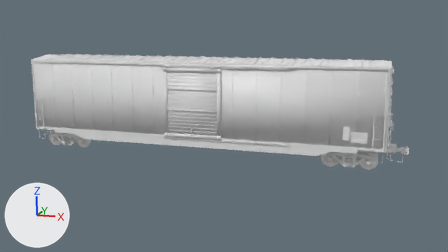
The Blender file ACF 50ft boxcar/blend/acf 50ft regular boxcar.blend: old version first, new version second.
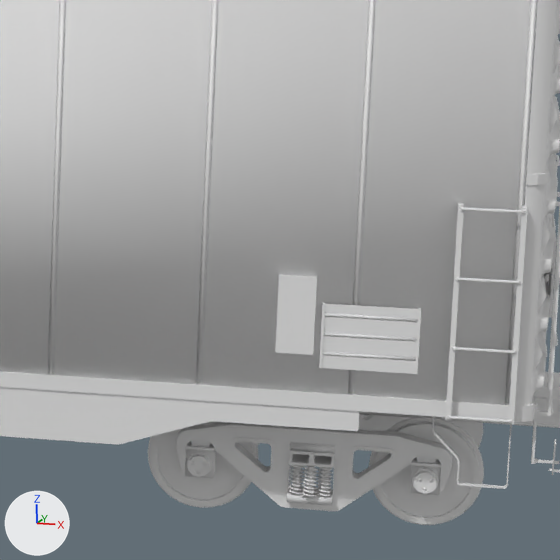
Old and new are each drawn from the file's camera 'Camera' and again close up on the part from 66% to 87% of the width and 32% to 70% of the height. The lights are fixed; the arrows at lower left show +X, +Y and +Z. Materials are left out; every surface is plain grey.
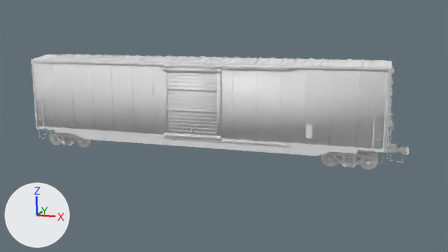
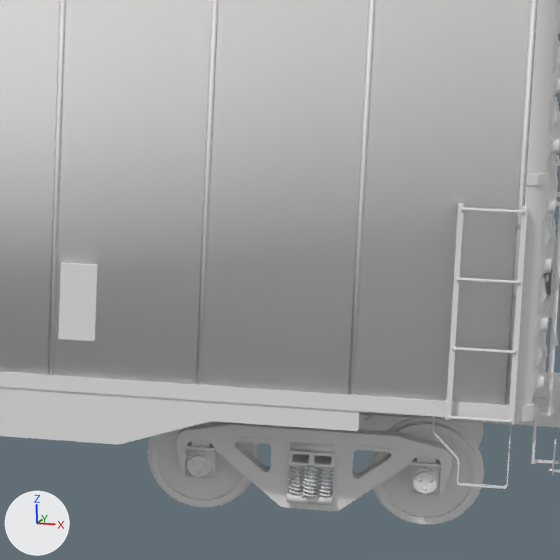
Pixel boxes [x1, y1, x2, y2] of what changed, in the close-ups (560 x 560 px):
'Cube.141', reshaped
    before: [275, 275, 317, 355]
    after: [58, 263, 98, 341]
'Cube.135', moved (not visible afterwards)
    before: [322, 304, 418, 374]
'Cube.136', moved (not visible afterwards)
    before: [323, 313, 418, 361]
'Cube.134', moved (not visible afterwards)
    before: [415, 308, 421, 374]
'Cube.133', moved (not visible afterwards)
    before: [319, 303, 325, 368]
part 1 of me_cube_059, deleted
    before: [275, 275, 317, 355]
part 2 of me_cube_059, added
    after: [58, 263, 98, 341]

What the commit changed:
me_cube_059 is used by ob_cube_141; location (7.3, -1.5, 2.05).
Verts and faces of me_cube_059; kept vertices keep their numbers, new ones are numbered from 8.
Before the commit, vertices of me_cube_059: 0 (-0.14, -0.04, -0.6) at pixel (275, 352), 1 (-0.14, -0.04, 0.0) at pixel (279, 275), 2 (-0.14, 0.0, -0.6) at pixel (275, 351), 3 (-0.14, 0.0, 0.0) at pixel (279, 274), 4 (0.14, -0.04, -0.6) at pixel (313, 354).
Before the commit, vertices of me_cube_059: 5 (0.14, -0.04, 0.0) at pixel (316, 277), 6 (0.14, 0.0, -0.6) at pixel (313, 353), 7 (0.14, 0.0, 0.0) at pixel (317, 276).
me_cube_059 had 8 vertices, 6 faces and spanned x -0.14..0.14, y -0.04..0.0, z -0.6..0.0.
me_cube_059 now has 16 vertices, 12 faces and spans x -13.09..-1.51, y -0.04..3.04, z -0.6..0.0.
Part 1, on me_cube_059:
Vertices deleted: 0 to 7 (with the faces that use them).
Part 2, on me_cube_059:
8 vertices are added at x -13.09..-1.79, y -0.04..3.04, z -0.6..0.0.
8 new vertices lie (0.28, 0.0, 0.0) away from vertices in x -13.09..-1.79, y -0.04..3.04, z -0.6..0.0.
12 new faces join them.
Object 'Cube.133' (ob_cube_133) moves from (7.5, -1.5, 1.85) to (0.45, -1.5, 2.05).
Object 'Cube.134' (ob_cube_134) moves from (8.2, -1.5, 1.85) to (1.15, -1.5, 2.05).
Object 'Cube.135' (ob_cube_135) moves from (7.5, -1.5, 1.85) to (0.45, -1.5, 2.05).
Object 'Cube.136' (ob_cube_136) moves from (7.5, -1.5, 1.85) to (0.45, -1.5, 2.05).
